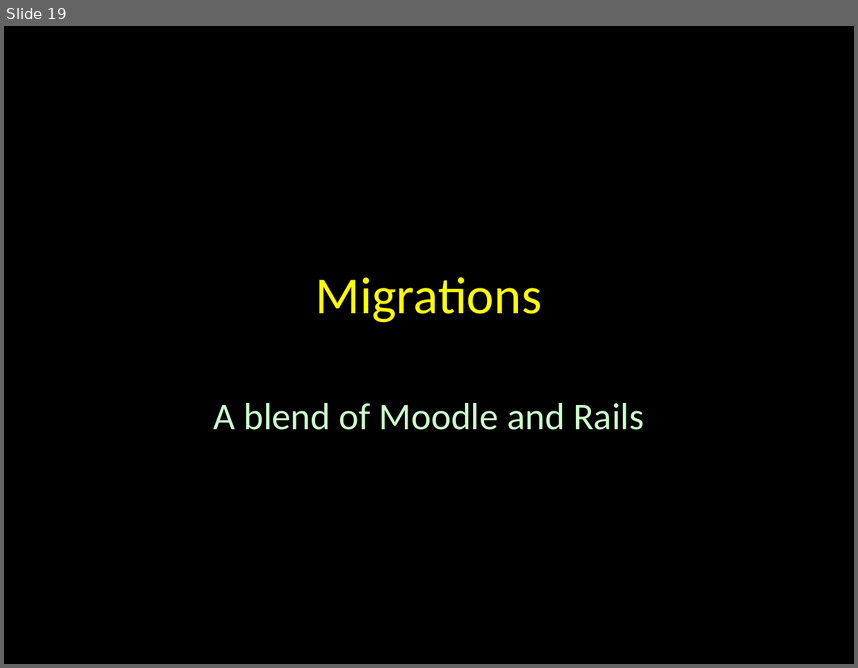
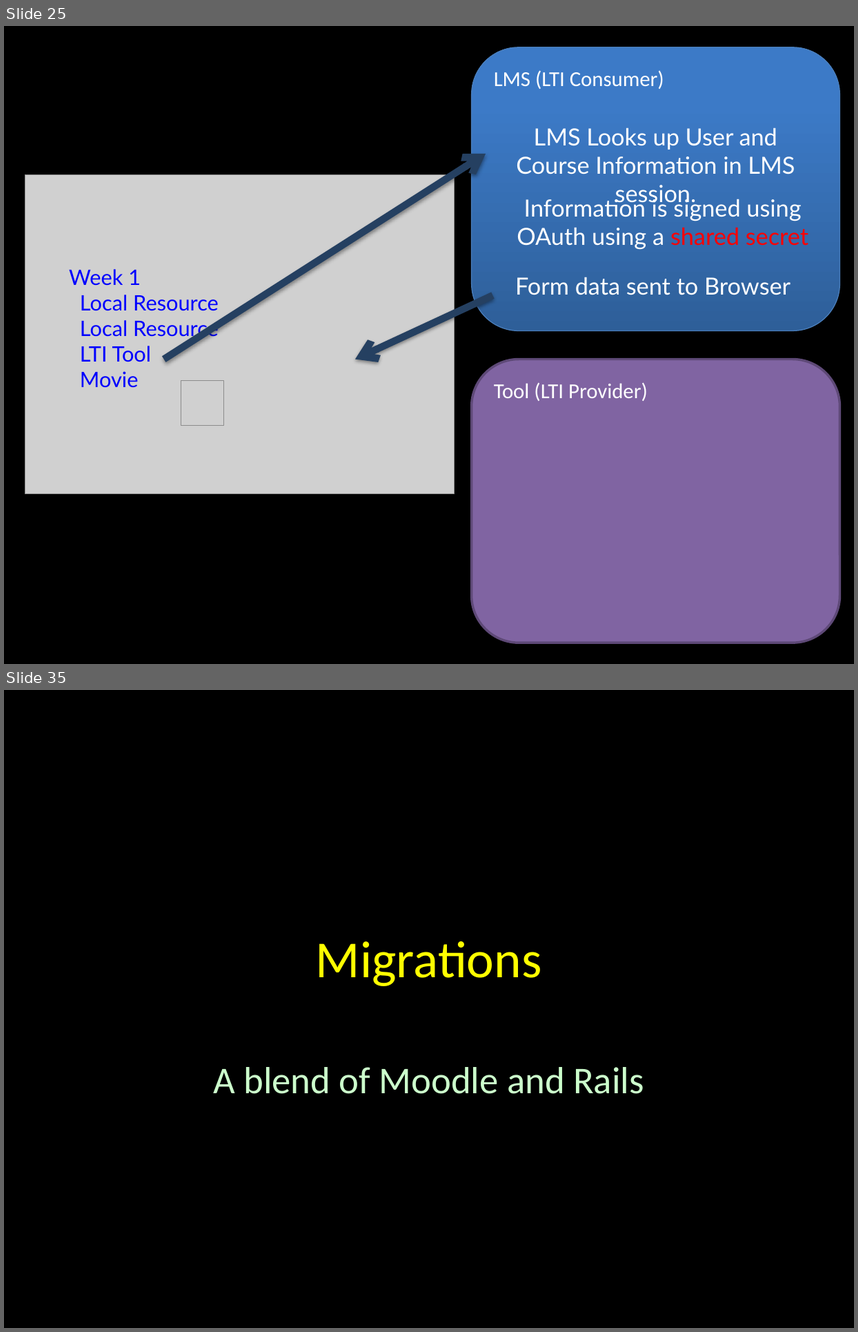
Before and after one commit to tsugiproject/tsugi, a slide deck: docs/lectures/02-Data-Model.pptx. Shown one above the other, each under a label of ours: slide 19 before the commit, slides 25 and 35 after it; the slides between them are not shown. The pictures are 858x668 and 858x1332 pixels, drawn with LibreOffice and Linux fonts; fonts in the diff are those of the drawing; grey boxes stand for pictures. Boxes give left, top, right and bottom in pixels: in the first picture for what was removed or moved away, otherwise in the second. Text is boxed around its words. In the diff, an @@ line names an element or a change of style, - is before the commit and + after.

```diff
--- a/docs/lectures/02-Data-Model.pptx
+++ b/docs/lectures/02-Data-Model.pptx
@@ slide 25 added at <box>4,26,854,664</box>, background #000000 @@
@@ rounded rectangle added at <box>472,47,840,330</box>, fill gradient #2F5F99 to #3D7CC7 to #3A7CCB, outline #4B7EBC 0.75 pt, 18 pt, text #FFFFFF @@
+LMS (LTI Consumer)
@@ text added at <box>516,127,795,174</box>, 20 pt, text #FFFFFF @@
+LMS Looks up User and Course Information in LMS session.
@@ arrow added from (164, 359) to (486, 154), #254061 6 pt @@
@@ picture added at <box>25,175,455,494</box> @@
@@ text added at <box>517,196,809,250</box>, 20 pt, text #FFFFFF @@
+Information is signed using
+OAuth using a shared secret
@@ text added at <box>69,269,219,387</box>, 18 pt, text #0000FF @@
+Week 1
+Local Resource
+Local Resource
+LTI Tool
+Movie
@@ text added at <box>515,276,791,295</box>, 20 pt, text #FFFFFF @@
+Form data sent to Browser
@@ arrow added from (493, 296) to (355, 359), #254061 6 pt @@
@@ rounded rectangle added at <box>472,359,840,642</box>, fill #8064A2, outline #5F4A78 2 pt, 18 pt, text #FFFFFF @@
+Tool (LTI Provider)
@@ picture added at <box>181,381,223,426</box> @@
@@ what was slide 19 is now slide 35 @@
```
Also in this commit, not shown: 4 slides changed, 15 other slides added.
